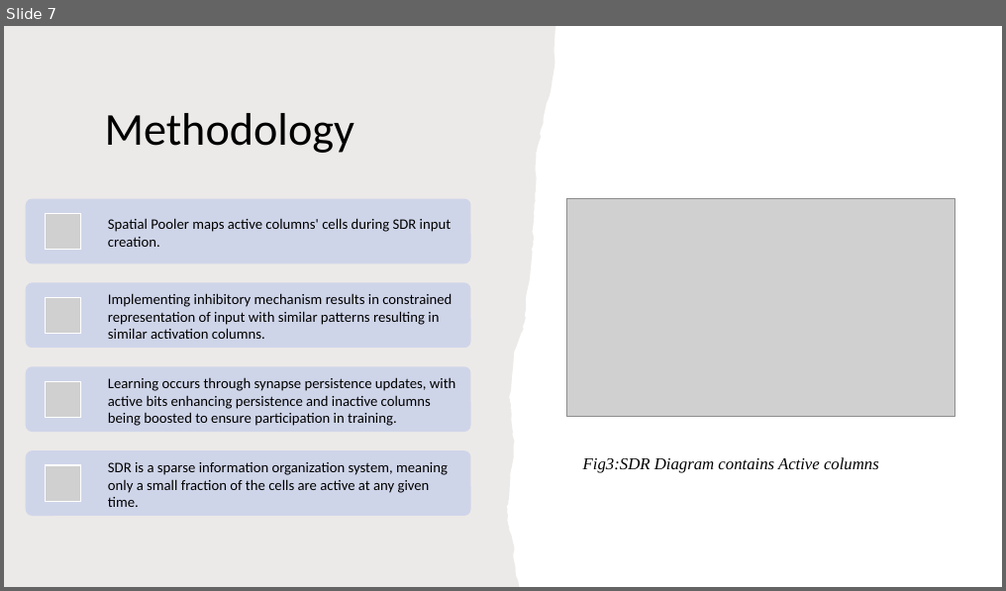
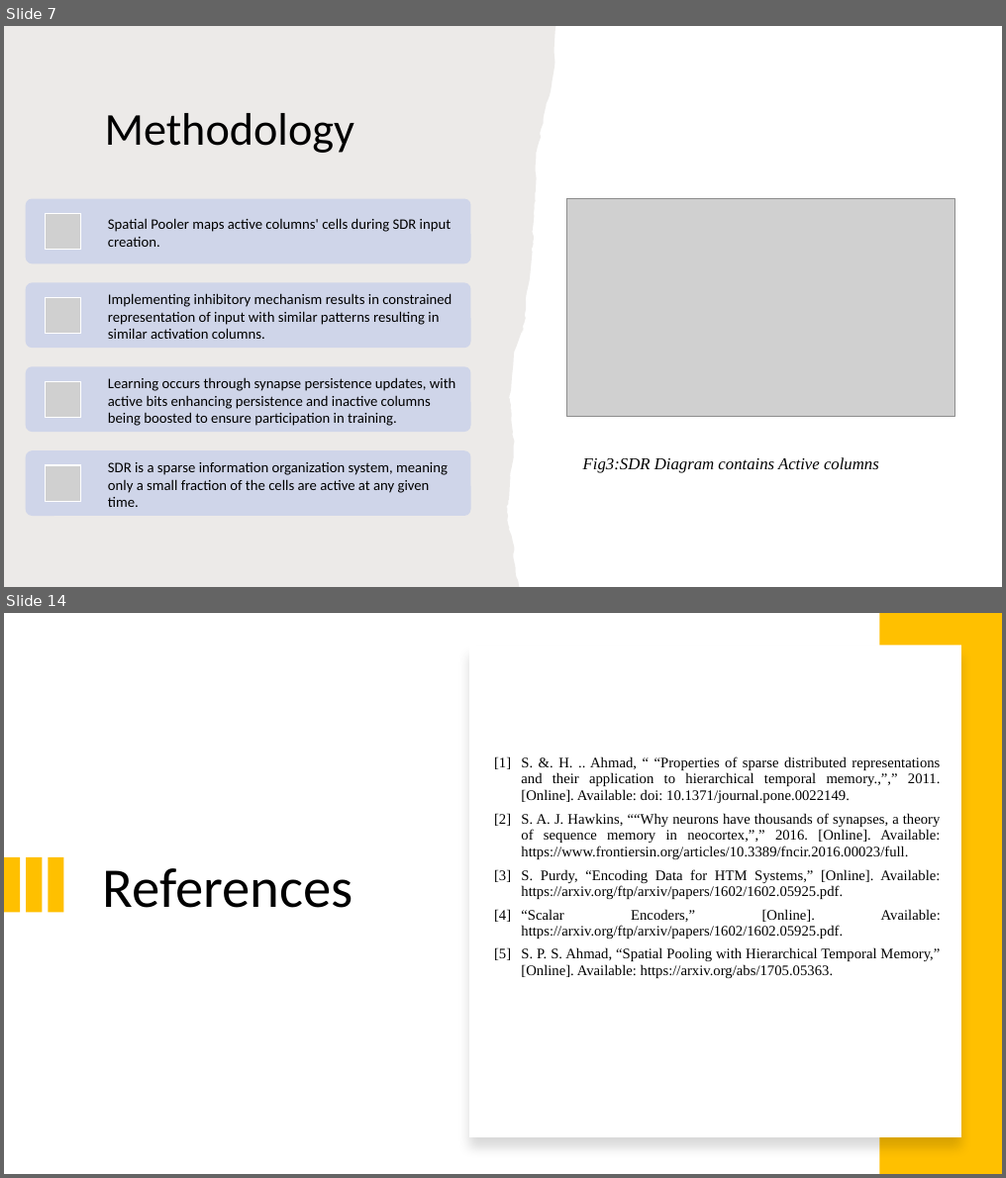
Before and after one commit to sahithkumar1999/neocortexapi, a slide deck: source/NeoCortexApi/Documents/Group Presentation[ScalarEncoder with Buckets].pptx. Shown one above the other, each under a label of ours: slide 7 before the commit, slides 7 and 14 after it; the slides between them are not shown. The pictures are 1006x591 and 1006x1178 pixels, drawn with LibreOffice and Linux fonts; fonts in the diff are those of the drawing; grey boxes stand for pictures. Boxes give left, top, right and bottom in pixels: in the first picture for what was removed or moved away, otherwise in the second. Text is boxed around its words. In the diff, an @@ line names an element or a change of style, - is before the commit and + after.

```diff
--- a/source/NeoCortexApi/Documents/Group Presentation[ScalarEncoder with Buckets].pptx
+++ b/source/NeoCortexApi/Documents/Group Presentation[ScalarEncoder with Buckets].pptx
@@ slide 14 added at [4, 613, 1002, 1174], background #FFFFFF @@
@@ rectangle added at [880, 613, 1002, 1174], fill #FFC000 @@
@@ rectangle added at [469, 646, 961, 1138], fill #FFFFFF @@
@@ table added at [489, 755, 943, 1029], 7 rows, 2 columns @@
+[1] | S. &. H. .. Ahmad, “ “Properties of sparse distributed representations and their application to hierarchical temporal memory.,”,” 2011. [Online]. Available: doi: 10.1371/journal.pone.0022149.
+[2] | S. A. J. Hawkins, ““Why neurons have thousands of synapses, a theory of sequence memory in neocortex,”,” 2016. [Online]. Available: https://www.frontiersin.org/articles/10.3389/fncir.2016.00023/full.
+[3] | S. Purdy, “Encoding Data for HTM Systems,” [Online]. Available: https://arxiv.org/ftp/arxiv/papers/1602/1602.05925.pdf.
+[4] | “Scalar Encoders,” [Online]. Available: https://arxiv.org/ftp/arxiv/papers/1602/1602.05925.pdf.
+[5] | S. P. S. Ahmad, “Spatial Pooling with Hierarchical Temporal Memory,” [Online]. Available: https://arxiv.org/abs/1705.05363.
+ | 
+ | 
@@ rectangle added at [4, 858, 20, 912], fill #FFC000 @@
@@ rectangle added at [26, 858, 42, 912], fill #FFC000 @@
@@ rectangle added at [49, 858, 63, 912], fill #FFC000 @@
@@ title added at [103, 868, 353, 908], 54 pt, text #000000 @@
+References
```
Also in this commit, not shown: 8 slides changed, 4 other slides added, 1 slide removed.
